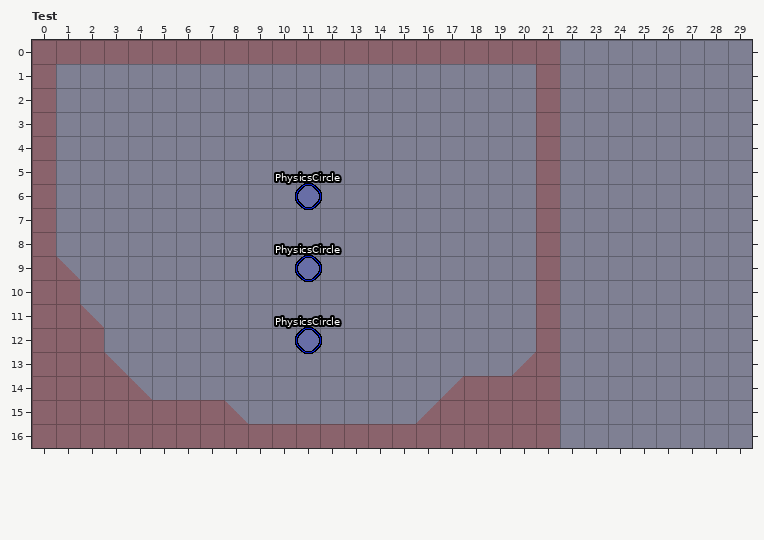
LDtk project, stored at sample/res/Levels.ldtk. Above: the version before the commit.
Cells are 32x32 px. Shown: Test x 0..29, y 0..16. The old version is drawn lined up with the new one.
And afterwards:
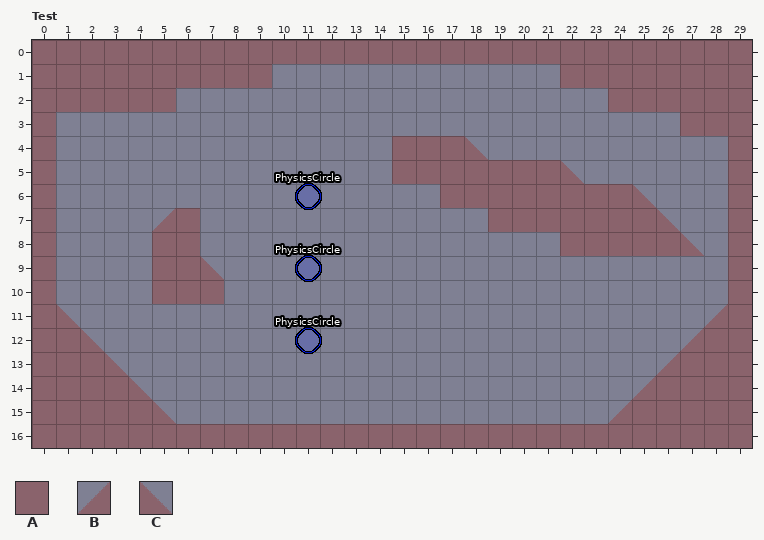
Key: from "Collision": A 0, B 1, C 2.
_ is an empty cell, . an unchanged one.
See-through tiles are keyed as they look on the map.
Diff:
map size 22x17 -> 30x17 cells
--- layer "Collisions"
@@ x 1..29 @@
- 0 .....................________
- 1 _________...........A________
- 2 _____...............A..______
- 3 ....................A.....___
- 4 ..............____..A......._
- 5 ..............______._......_
- 6 ................____.____..._
- 7 ....__............__._____.._
- 8 ....__..............A______._
- 9 C...___.............A......._
-10 A...___.............A......._
-11 AC..................A......__
-12 .A..................A.....___
-13 ...................BA....____
-14 ................BAAAA..._____
-15 ....AAAC.......BAAAAA..______
-16 .....................________
+ 0 .....................AAAAAAAA
+ 1 AAAAAAAAA..........._AAAAAAAA
+ 2 AAAAA..............._..AAAAAA
+ 3 ...................._.....AAA
+ 4 ..............AAAC.._.......A
+ 5 ..............AAAAAA.C......A
+ 6 ................AAAA.AAAC...A
+ 7 ....BA............AA.AAAAC..A
+ 8 ....AA.............._AAAAAC.A
+ 9 _...AAC............._.......A
+10 _...AAA............._.......A
+11 C_.................._......BA
+12 .C.................._.....BAA
+13 ...................__....BAAA
+14 ................_____...BAAAA
+15 ....C___.......______..BAAAAA
+16 .....................AAAAAAAA
Boxes around the changes in both pictures, in picture pixels (x1, y1, x2, y2):
changed: (392, 40, 752, 448)
added: (56, 64, 272, 112)
added: (152, 208, 224, 304)
changed: (56, 256, 104, 351)
changed: (153, 400, 248, 424)
